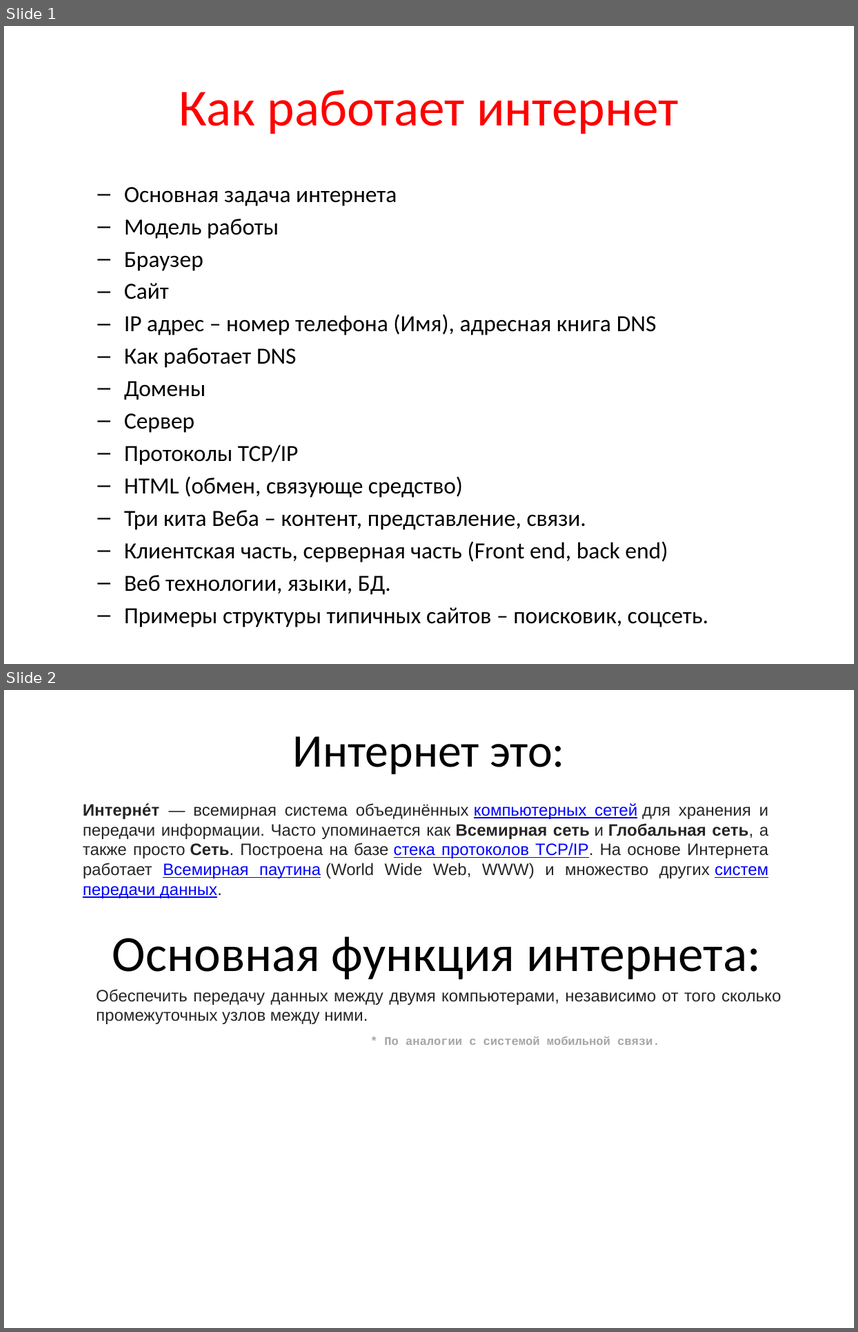
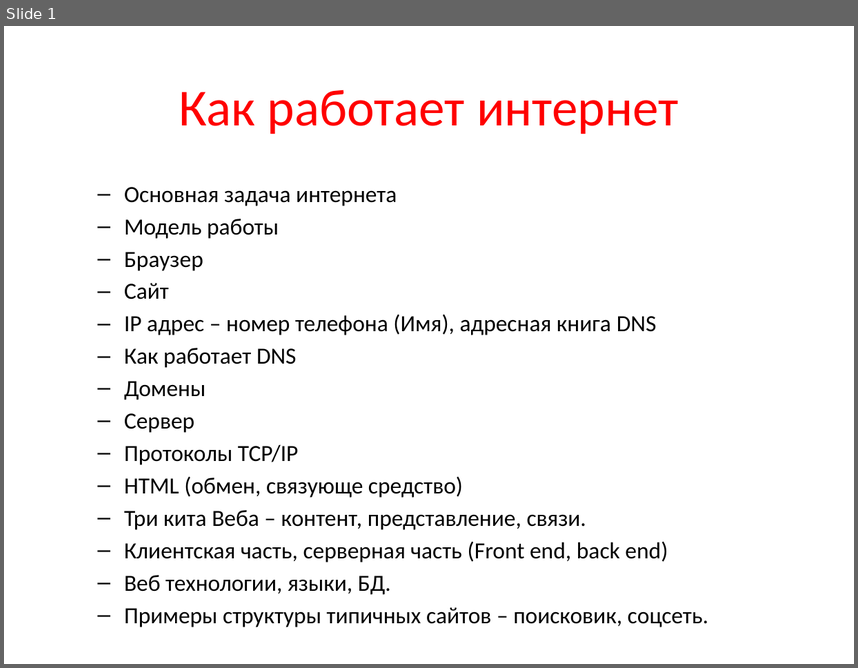
Before and after one commit to trazart/Web-course-01, a slide deck: 0001 - plan - lecture 2 - anton.pptx. Shown one above the other, each under a label of ours: slides 1 and 2 before the commit, slide 1 after it. The pictures are 858x1332 and 858x668 pixels, drawn with LibreOffice and Linux fonts; fonts in the diff are those of the drawing. Boxes give left, top, right and bottom in pixels: in the first picture for what was removed or moved away, otherwise in the second. Text is boxed around its words. In the diff, an @@ line names an element or a change of style, - is before the commit and + after.

```diff
--- a/0001 - plan - lecture 2 - anton.pptx
+++ b/0001 - plan - lecture 2 - anton.pptx
@@ slide 2 removed at <box>4,690,854,1328</box>, background #FFFFFF @@
@@ title removed at <box>293,736,565,774</box> @@
-Интернет это:
@@ text removed at <box>83,803,769,898</box> @@
-Интерне́т — всемирная система объединённых компьютерных сетей для хранения и передачи информации. Часто упоминается как Всемирная сеть и Глобальная сеть, а также просто Сеть. Построена на базе стека протоколов TCP/IP. На основе Интернета работает Всемирная паутина (World Wide Web, WWW) и множество других систем передачи данных.
@@ text removed at <box>112,936,761,979</box> @@
-Основная функция интернета:
@@ text removed at <box>96,989,781,1024</box> @@
-Обеспечить передачу данных между двумя компьютерами, независимо от того сколько промежуточных узлов между ними.
@@ text removed at <box>384,1036,660,1045</box> @@
-* По аналогии с системой мобильной связи.
```
Also in this commit, not shown: 4 other slides removed.
